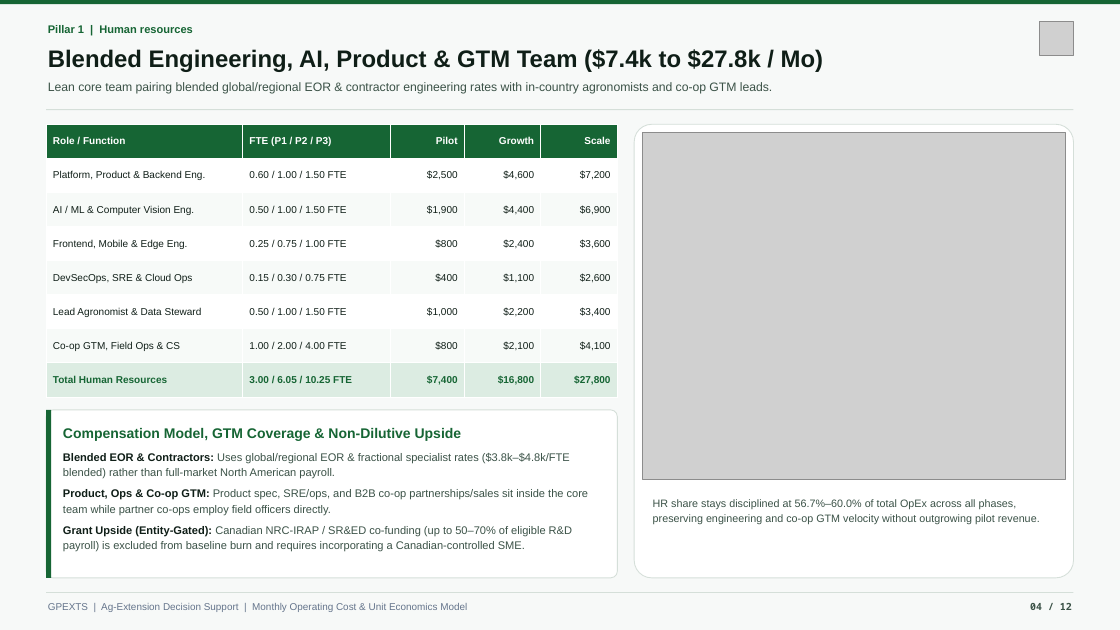
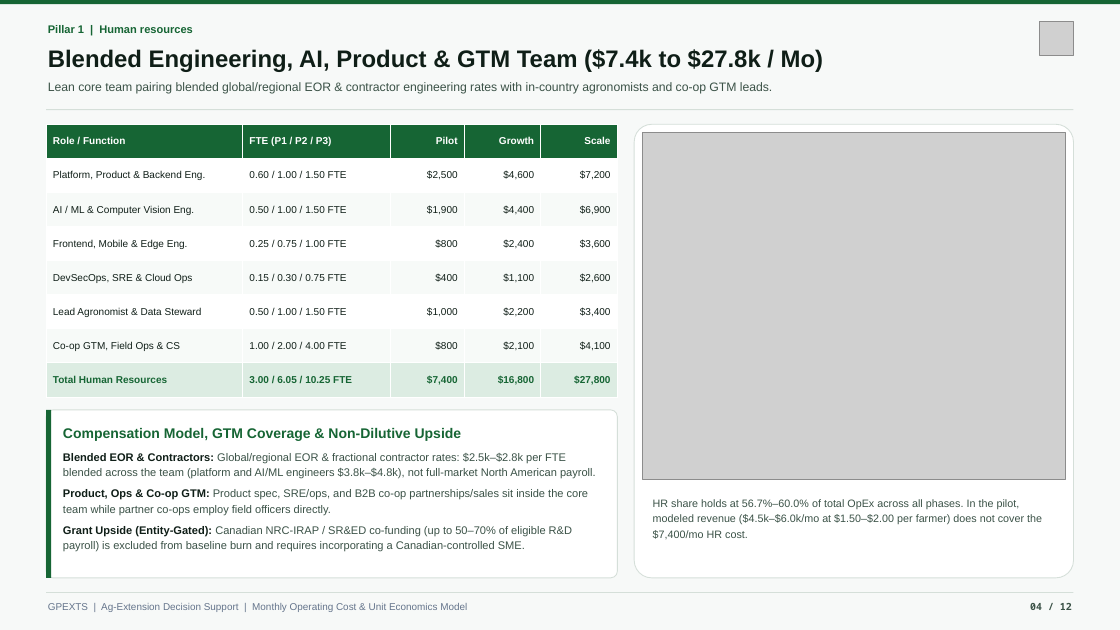
Before and after one commit to psalmprax/ag_extension_decision_support, a slide deck: slide 4 of docs/Ag_Extension_Monthly_Cost_Model.pptx. Drawn at 1120x630 pixels with LibreOffice and Linux fonts; fonts in the diff are those of the drawing; grey boxes stand for pictures. Boxes give left, top, right and bottom in pixels: in the first picture for what was removed or moved away, otherwise in the second. Text is boxed around its words. In the diff, an @@ line names an element or a change of style, - is before the commit and + after.

```diff
--- a/docs/Ag_Extension_Monthly_Cost_Model.pptx
+++ b/docs/Ag_Extension_Monthly_Cost_Model.pptx
@@ text at (63, 453, 596, 479): text changed @@
-Blended EOR & Contractors: Uses global/regional EOR & fractional specialist rates ($3.8k–$4.8k/FTE blended) rather than full-market North American payroll.
+Blended EOR & Contractors: Global/regional EOR & fractional contractor rates: $2.5k–$2.8k per FTE blended across the team (platform and AI/ML engineers $3.8k–$4.8k), not full-market North American payroll.
@@ text at (653, 499, 1042, 539): text changed @@
-HR share stays disciplined at 56.7%–60.0% of total OpEx across all phases, preserving engineering and co-op GTM velocity without outgrowing pilot revenue.
+HR share holds at 56.7%–60.0% of total OpEx across all phases. In the pilot, modeled revenue ($4.5k–$6.0k/mo at $1.50–$2.00 per farmer) does not cover the $7,400/mo HR cost.
```
Also in this commit, not shown: 3 other files.
